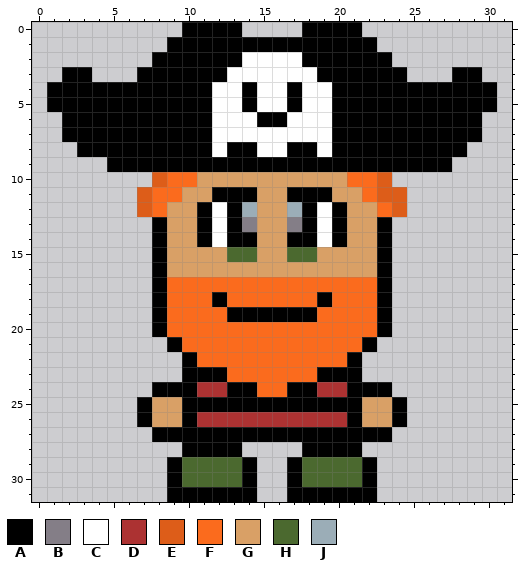
Two versions of one pixel-art sprite, project/edu/index.png. The picture above was drawn from the file before the commit.
The file is 512x512 pixels, drawn in blocks of 16x16; one block is one cell here. Colours within 5 levels of each other are drawn and written as one.
Palette (. is transparent): A #000000  B #847e87  C #ffffff  D #ac3232  E #dd5d19  F #fb6b1d  G #d9a066  H #4b692f  J #9badb7
Now the later version:
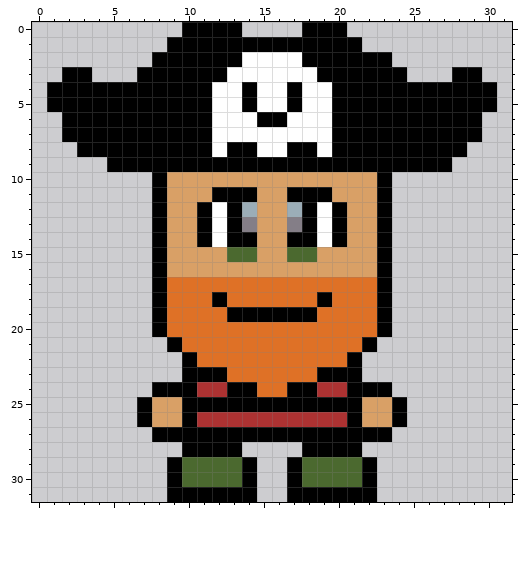
The exact change:
@@ palette @@
-F #fb6b1d
+F #df7126
@@ x 19..24 @@
- 0 AAA...
- 1 AAAA..
+ 0 AA....
+ 1 AAA...
  2 AAAAA.
@@ x 5..26 @@
  9 AAAAAAAAAAAAAAAAAAAAAA
-10 ...EFFGGGGGGGGGGFFE...
-11 ..EFFGGAAAGGAAAGGFEE..
-12 ..EFGGACAJGGJACAGGFE..
+10 ...AGGGGGGGGGGGGGGA...
+11 ...AGGGAAAGGAAAGGGA...
+12 ...AGGACAJGGJACAGGA...
 13 ...AGGACABGGBACAGGA...
Where, in picture pixels (left, top, right, bottom), the same in both pictures:
erased: (347, 22, 377, 52)
changed: (137, 172, 407, 397)
